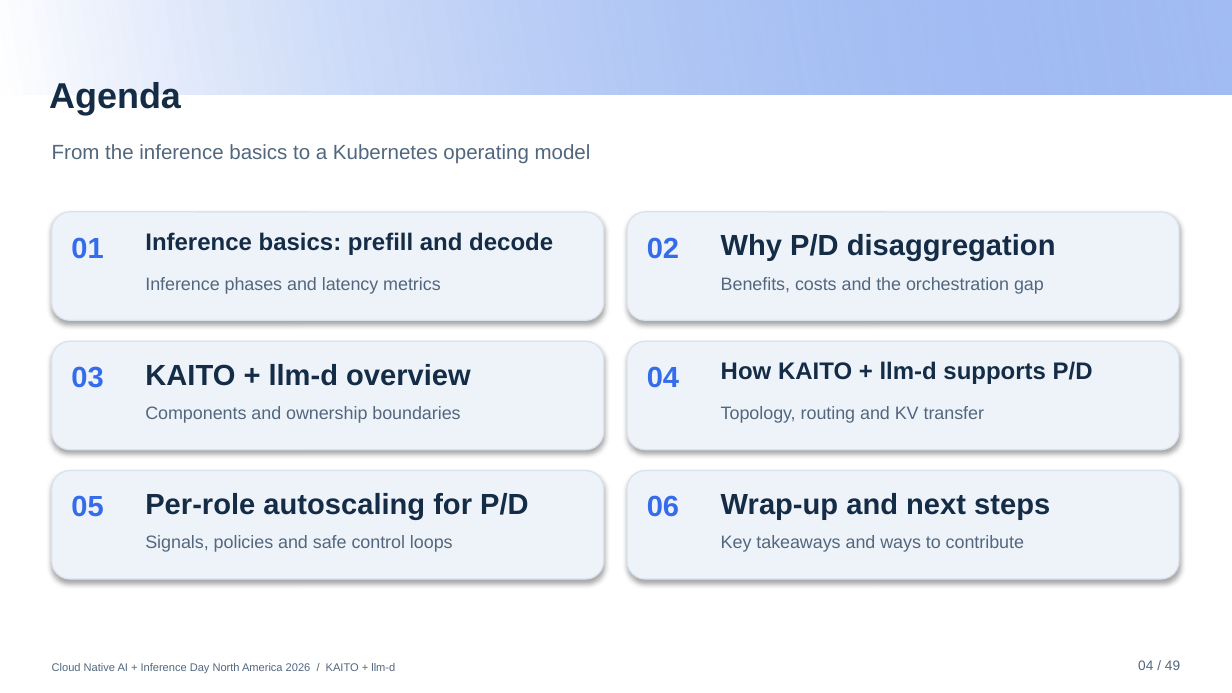
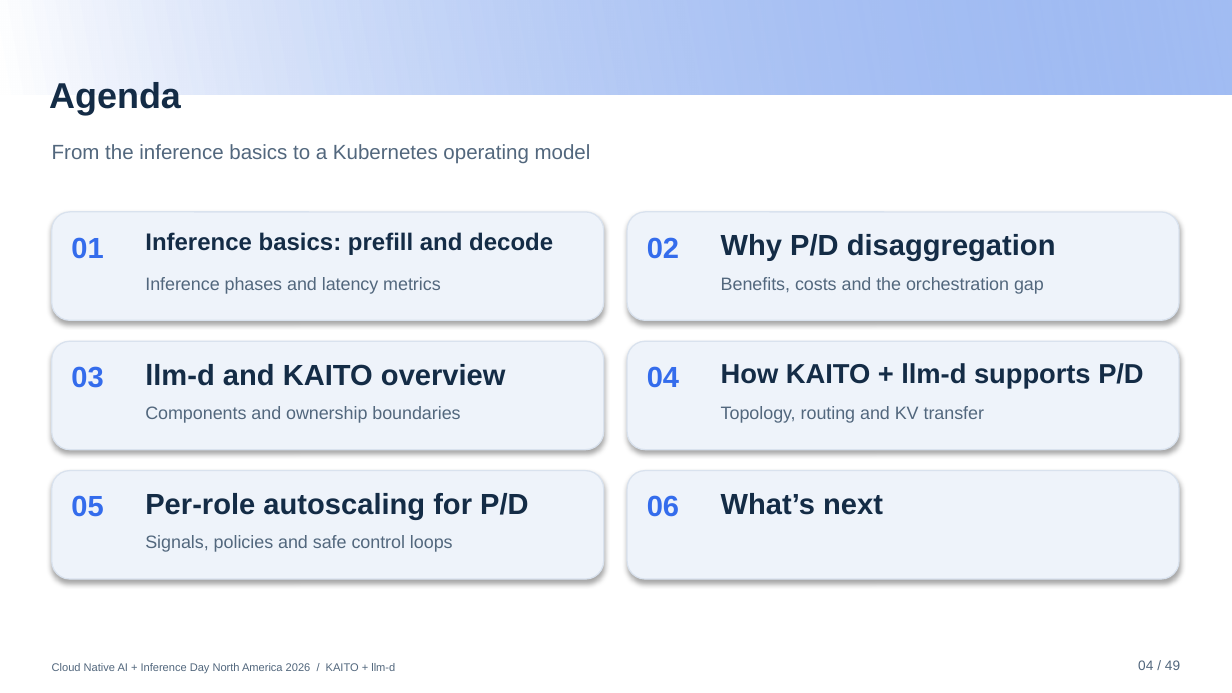
Before and after one commit to andyzhangx/demo, a slide deck: slide 4 of llm/pd-disaggregation/kubecon-na-2026-pd-disaggregation-kaito-llmd.pptx. Drawn at 1232x693 pixels with LibreOffice and Linux fonts; fonts in the diff are those of the drawing; background and template pictures are left out. Boxes give left, top, right and bottom in pixels: in the first picture for what was removed or moved away, otherwise in the second. Text is boxed around its words. In the diff, an @@ line names an element or a change of style, - is before the commit and + after.

```diff
--- a/llm/pd-disaggregation/kubecon-na-2026-pd-disaggregation-kaito-llmd.pptx
+++ b/llm/pd-disaggregation/kubecon-na-2026-pd-disaggregation-kaito-llmd.pptx
@@ text "How KAITO + llm-d supports ..." at (721,363,1143,389): size 14 to 16 pt @@
@@ text at (145,364,506,386): text changed @@
-KAITO + llm-d overview
+llm-d and KAITO overview
@@ text at (721,493,883,515): text changed @@
-Wrap-up and next steps
+What’s next
@@ text removed at (721,535,1024,552) @@
-Key takeaways and ways to contribute
```
Also in this commit, not shown: 15 other slides changed, 3 slides added.
